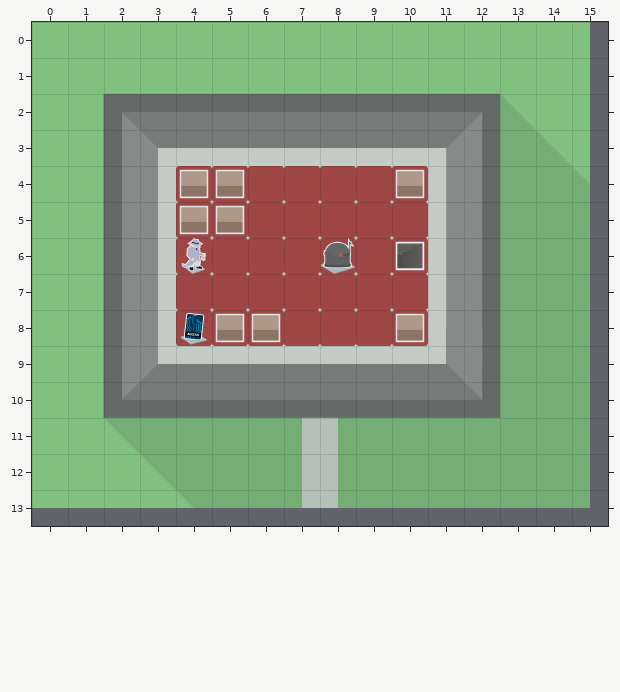
Tiled map -- src/resources/maps/level-1-floor-2.tmx. Above, as it was before the edit.
Cells are 75x75 px. Shown: x 0..15, y 0..13.
After:
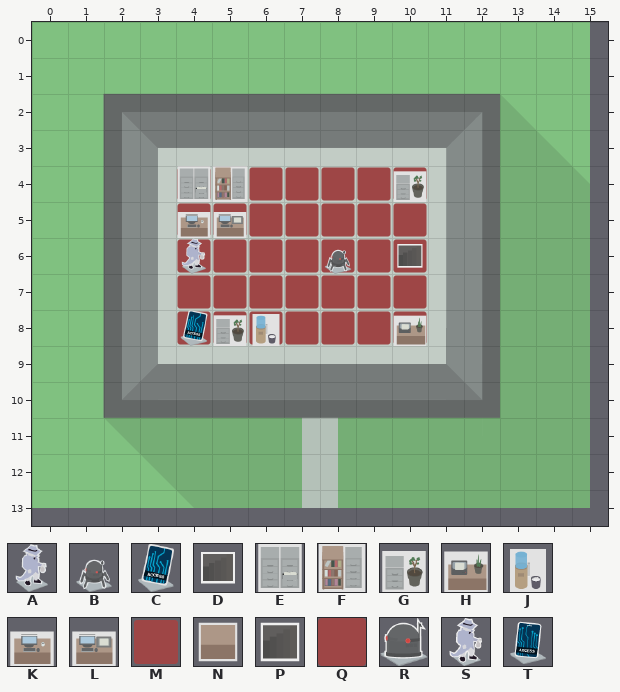
Key: from "assets": A 1 "START", B 2 "ENEMY", C 11 "KEY", D 15 "EXIT", E 24 "WALL", F 25 "WALL", G 33 "WALL", H 34 "WALL", J 39 "WALL", K 42 "WALL", L 43 "WALL", M 59 "BLANK"; from "tiles": N 0, P 1, Q 5, R 6, S 7, T 9.
_ is an empty cell.
Tiles replaced or removed in this view: N, P, Q, R, S, T.
From old to new:
Changed rows in their new state; . is an unchanged cell.
Layer "Tiles":
first column x 4:
 4 MMMMMMM
 5 MMMMMMM
 6 MMMMMMM
 7 MMMMMMM
 8 MMMMMMM
Layer "Assets":
first column x 4:
 4 EF....G
 5 KL.....
 6 A...B.D
 8 CGJ...H
Boxes around the changes in both pictures, in picture pixels (x1, y1, x2, y2):
changed: (176, 166, 428, 346)
